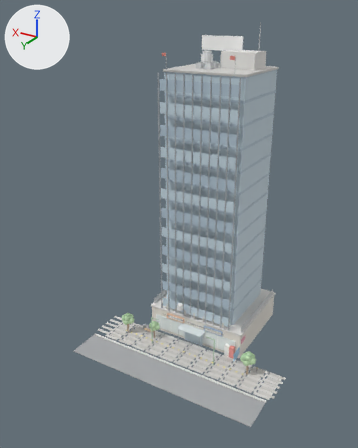
Renders of the glTF model models/office_13.glb from each side of a commit.
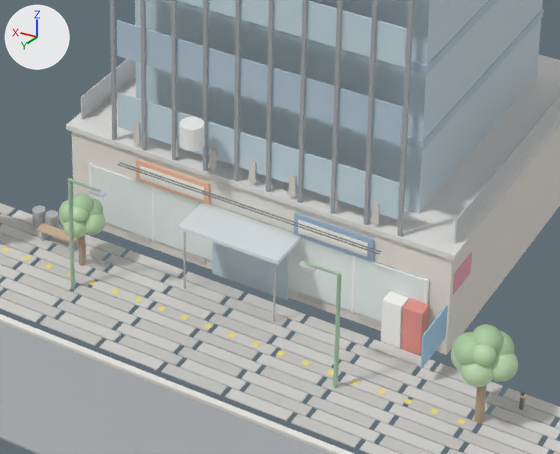
Old and new are each drawn whole from a 50 mm lens placed at (-31.9, 64.9, 49.0), pointed at (1.8, 8.6, 20.8) and again close up on the part from 38% to 74% of the width and 62% to 85% of the height. The lights are fixed; the arrows at upper left show +X, +Y and +Z. The older version's two pictures come first.

In view in the first close-up: 'geometry_0'.
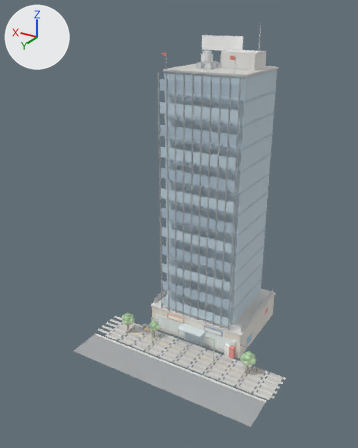
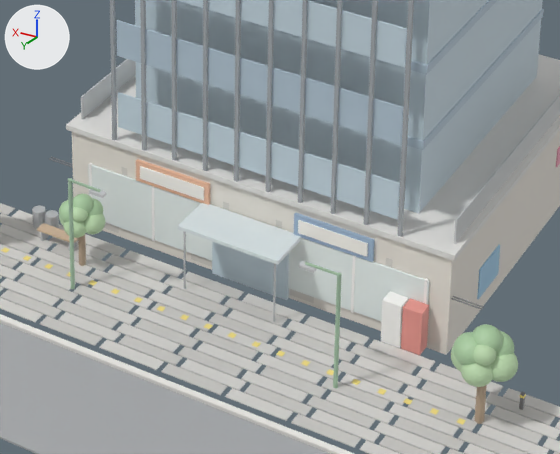
Commit message: phase2: refine models/office_13.glb

What the commit changed:
me_geometry_0 is used by ob_geometry_0; location (0.0, 0.0, 0.0).
me_geometry_0 had 6784 vertices, 12416 faces and spanned x -15.7..15.3, y -7.2..18.8, z 0.0..47.8.
me_geometry_0 now has 6768 vertices, 12392 faces and spans x -15.7..15.3, y -7.2..18.8, z 0.0..47.8.
me_geometry_0 part 1: a new loose piece, a box spanning x -8.055..-8.005, y -4.1..-2.9, z 2.3..3.1, in mat_defaultmaterial.
me_geometry_0 part 2: the loose piece of 8 vertices spanning x 4.5..5.5, y 7.0..7.1, z 0.2..0.6 is deleted.
Part 3, on me_geometry_0:
39 vertices are removed from x -8.0..2.5, y 5.2..9.2, z 0.9..6.9.
91 faces are deleted.
4 vertices in x -1.3..1.3, y 7.2..7.3, z 2.7 move by (0.0, -0.1, -0.2).
4 vertices in x -1.3..1.3, y 7.2..7.3, z 2.7 move by (0.0, -0.1, -0.1).
127 vertices move from x -8.0..5.5, y 5.2..9.2, z 0.2..6.9 to x -9.2..6.9, y 2.6..7.0, z 0.2..15.9.
15 vertices are added at x 3.2..4.1, y 3.1..3.7, z 15.0..15.9.
8 new vertices lie (18.4, 0.0, 0.0) away from vertices in x -8.0, y 5.2..9.2, z 0.9..3.3.
67 new faces join them.
me_geometry_0 part 4: 49 kept faces spanning x -9.2..4.1, y 2.6..7.0, z 0.8..15.9 get new vertex colours.

Location of each change, [x1, y1, x2, y2] in pixels of the close-ups (560 x 454 px; the box of a moved part takes in the faces that stretch with it):
part 1 of me_geometry_0, added: after [556, 147, 560, 167]
part 2 of me_geometry_0, deleted: before [127, 230, 149, 243]
part 3 of me_geometry_0, moved or reshaped: before [133, 117, 472, 369]; after [49, 157, 484, 310]
part 4 of me_geometry_0, recoloured: before [117, 162, 472, 368]; after [477, 244, 500, 299]
